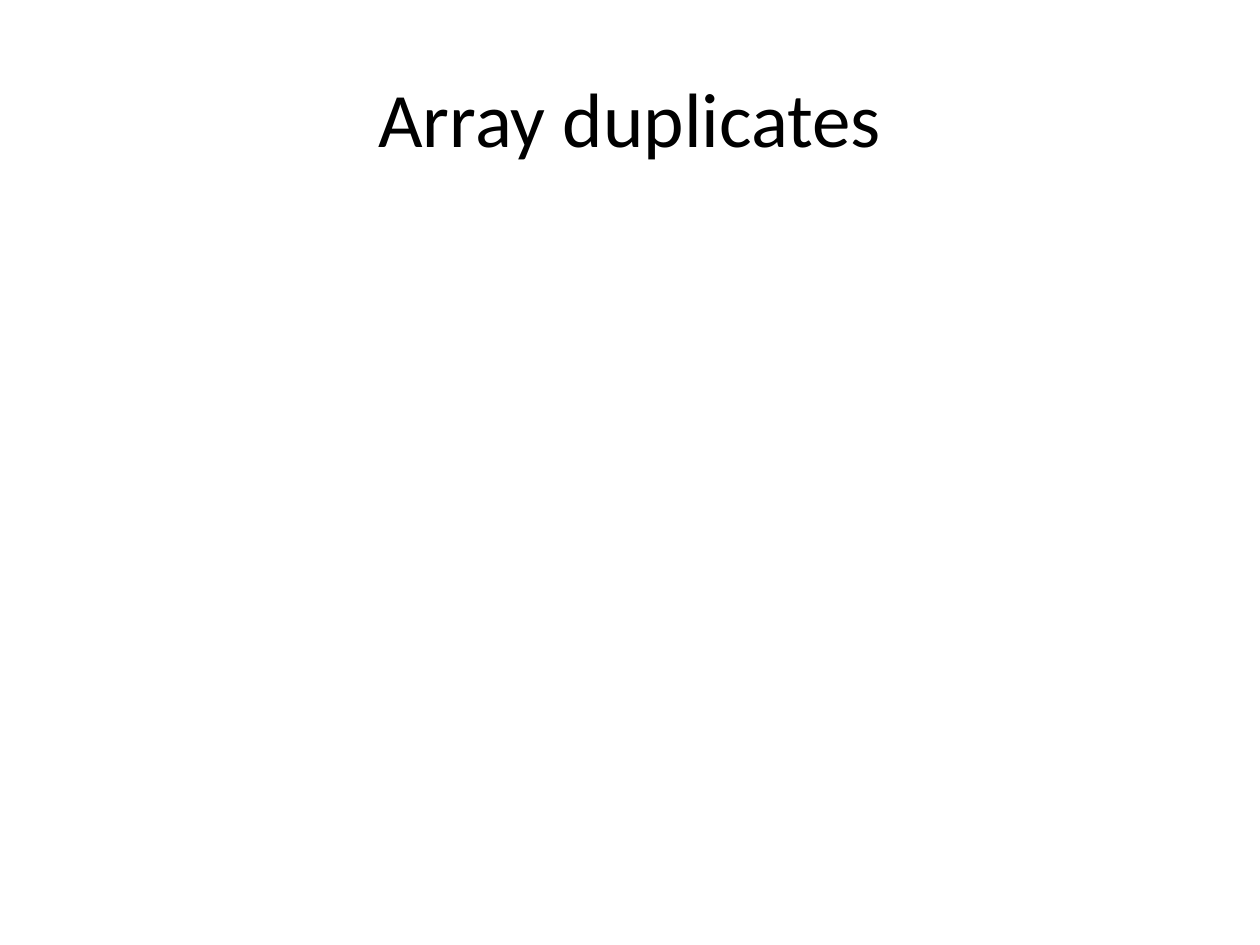
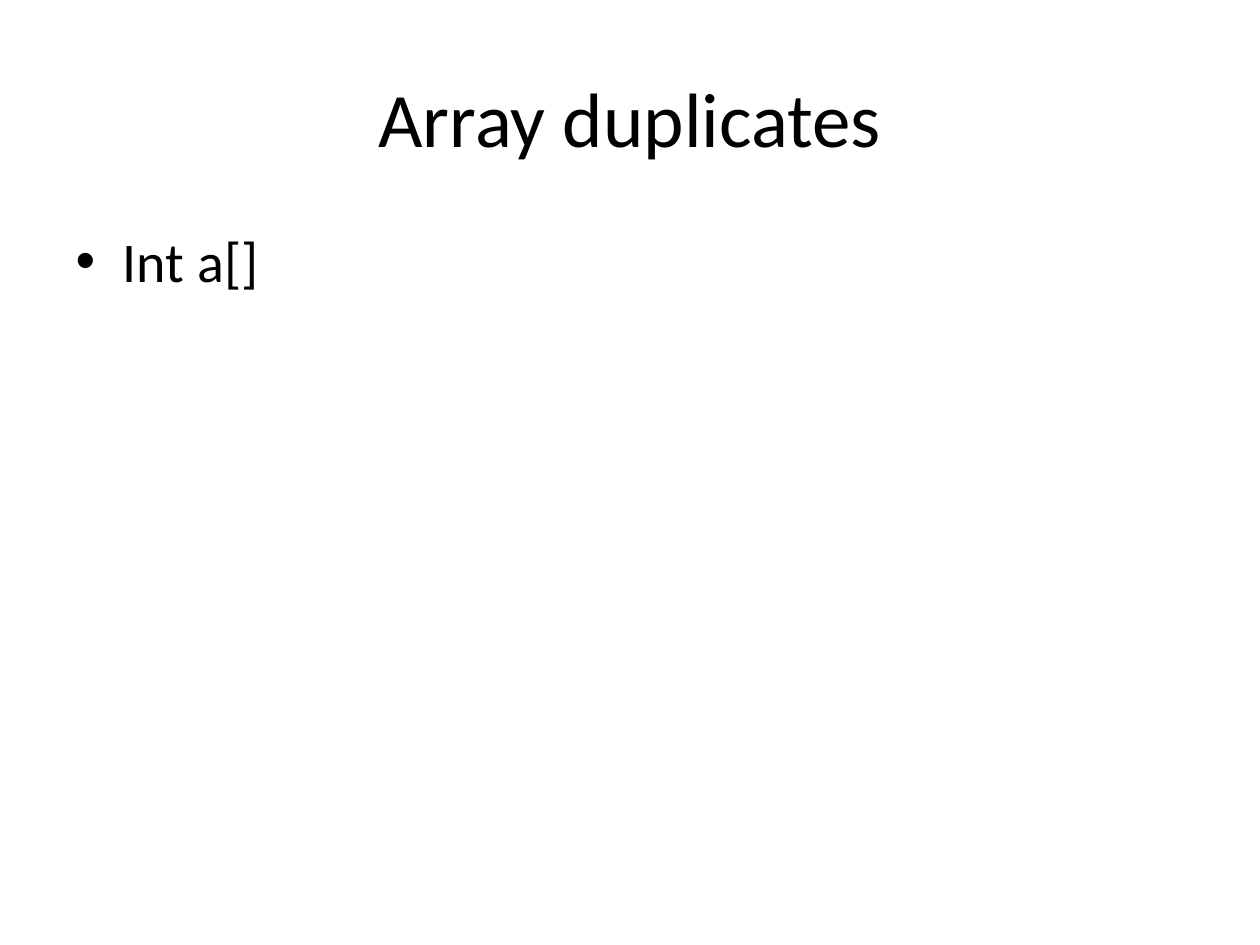
Before and after one commit to Arbazbms/Adarsha-College-Session, a slide deck: slide 15 of 27/PPT-27.pptx. Drawn at 1260x945 pixels with LibreOffice and Linux fonts; fonts in the diff are those of the drawing. Boxes give left, top, right and bottom in pixels: in the first picture for what was removed or moved away, otherwise in the second. Text is boxed around its words. In the diff, an @@ line names an element or a change of style, - is before the commit and + after.

```diff
--- a/27/PPT-27.pptx
+++ b/27/PPT-27.pptx
@@ text added at [123, 241, 258, 290], 32 pt, text #000000 @@
+• Int a[]
```
Also in this commit, not shown: 5 other slides changed, 6 slides added, 18 other files.
